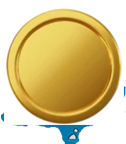
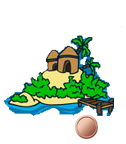
Comparing the layer stacks of the two 126x144 images. Changes:
added layer "Bronze Coin" above "Gold Coin" over 75, 115, 98, 139
renamed "Camada 5" to "Gold Coin", hid it, moved it above "START AGAIN", painted on it over 4, 8, 124, 138
showed "Island" over 4, 26, 122, 116
hid "Rock Island" over 1, 31, 126, 144
